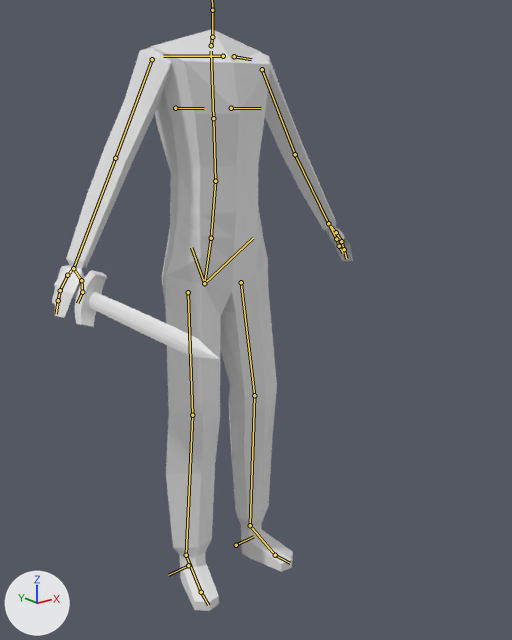
The Blender file salemstalker/Assets/3D/charatermodel/maincharacterblank.blend as it was, and as the next commit left it.
One viewpoint serves both versions: a camera (50 mm lens) standing at (-1.165, -1.635, 1.471) and looking at (0.012, -0.163, 0.883). Arrows for +X, +Y and +Z are at lower left; the lights stay in place. The bones that bend it are drawn over the model as lines.
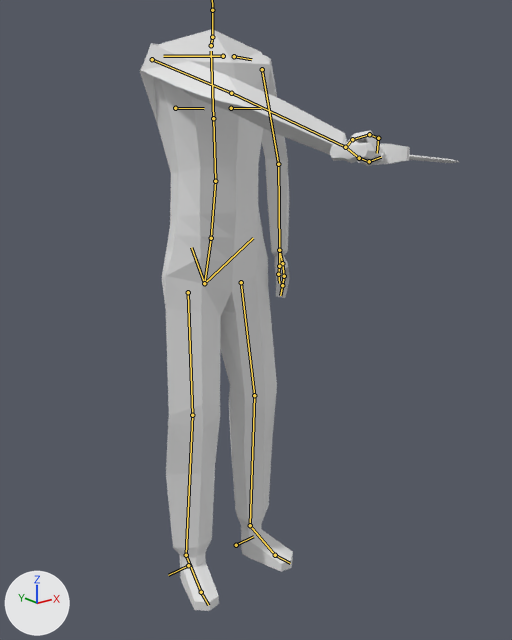
The newer file adds an action. The first version stands in its rest pose; the second is drawn at frame 10 of the action 'attack2'.

Where the change shows, as pixel boxes [x1, y1, x2, y2] in the pictures (512 x 640 px):
'Cube.002', posed (18% narrower)
    before: [54, 48, 353, 318]
    after: [141, 43, 386, 298]
'Cylinder', posed (23% narrower, 73% shorter)
    before: [52, 265, 219, 359]
    after: [330, 140, 459, 165]
bone 'upper_arm.L', root to tip
    before: (262, 69) to (295, 154)
    after: (262, 69) to (278, 164)
bone 'forearm.L', root to tip
    before: (295, 154) to (328, 223)
    after: (278, 164) to (279, 250)
bone 'upper_arm.R', root to tip
    before: (152, 59) to (115, 158)
    after: (152, 59) to (231, 93)
bone 'forearm.R', root to tip
    before: (115, 158) to (73, 268)
    after: (231, 93) to (345, 147)
bone 'hand.R', root to tip
    before: (73, 268) to (67, 275)
    after: (345, 147) to (352, 139)
bone 'hand.R.003', root to tip
    before: (67, 275) to (60, 290)
    after: (352, 139) to (369, 134)
bone 'hand.R.002', root to tip
    before: (60, 290) to (58, 300)
    after: (369, 134) to (378, 138)
bone 'hand.R.001', root to tip
    before: (58, 300) to (56, 314)
    after: (378, 138) to (377, 153)
bone 'forearm.R.001', root to tip
    before: (73, 268) to (81, 280)
    after: (345, 147) to (359, 158)

What the commit changed:
Bone 'upper_arm.L' (bone_upper_arm_l) turns from (0, 0, 0) to (-2, 0, -15) degrees about its own x, y and z.
Bone 'forearm.L' (bone_forearm_l) turns from (0, 0, 0) to (-3, 7, -18) degrees about its own x, y and z.
Bone 'upper_arm.R' (bone_upper_arm_r) turns from (0, 0, 0) to (100, -29, -42) degrees about its own x, y and z.
Bone 'forearm.R' (bone_forearm_r) turns from (0, 0, 0) to (19, -25, 15) degrees about its own x, y and z.
Bone 'hand.R' (bone_hand_r) turns from (0, 0, 0) to (23, -55, -62) degrees about its own x, y and z.
Bone 'hand.R.003' (bone_hand_r_003) moves from (0.0, 0.0, 0.0) to (-0.004, 0.0, 0.001).
Bone 'hand.R.003' (bone_hand_r_003) turns from (0, 0, 0) to (6, 29, 22) degrees about its own x, y and z.
Bone 'hand.R.002' (bone_hand_r_002) turns from (0, 0, 0) to (-7, 4, 22) degrees about its own x, y and z.
Bone 'hand.R.001' (bone_hand_r_001) turns from (0, 0, 0) to (0, 4, 66) degrees about its own x, y and z.
Bone 'forearm.R.001' (bone_forearm_r_001) moves from (0.0, 0.0, 0.0) to (0.003, -0.003, 0.001).
Bone 'forearm.R.001' (bone_forearm_r_001) turns from (0, 0, 0) to (-49, -32, -1) degrees about its own x, y and z.
